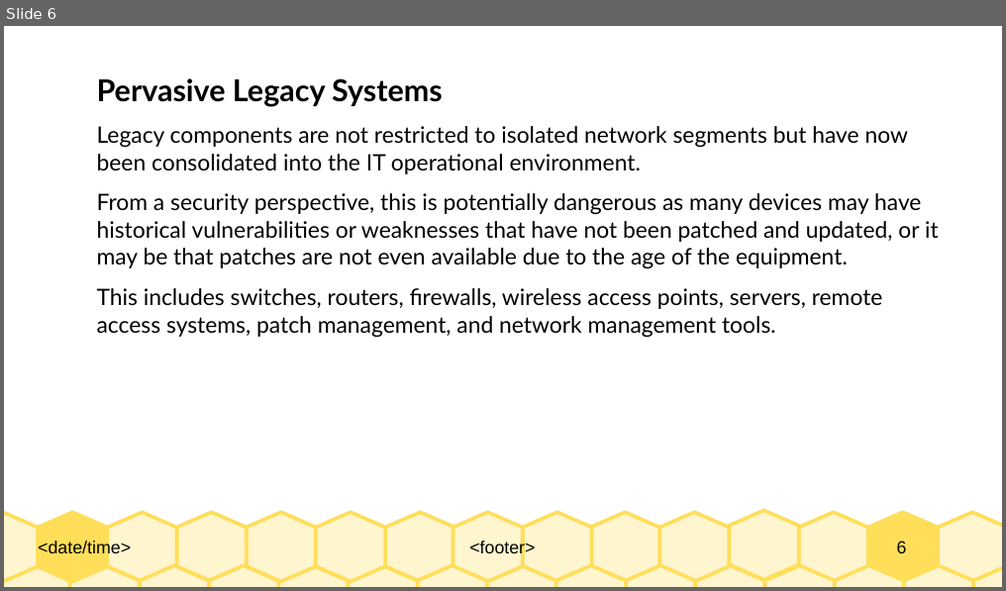
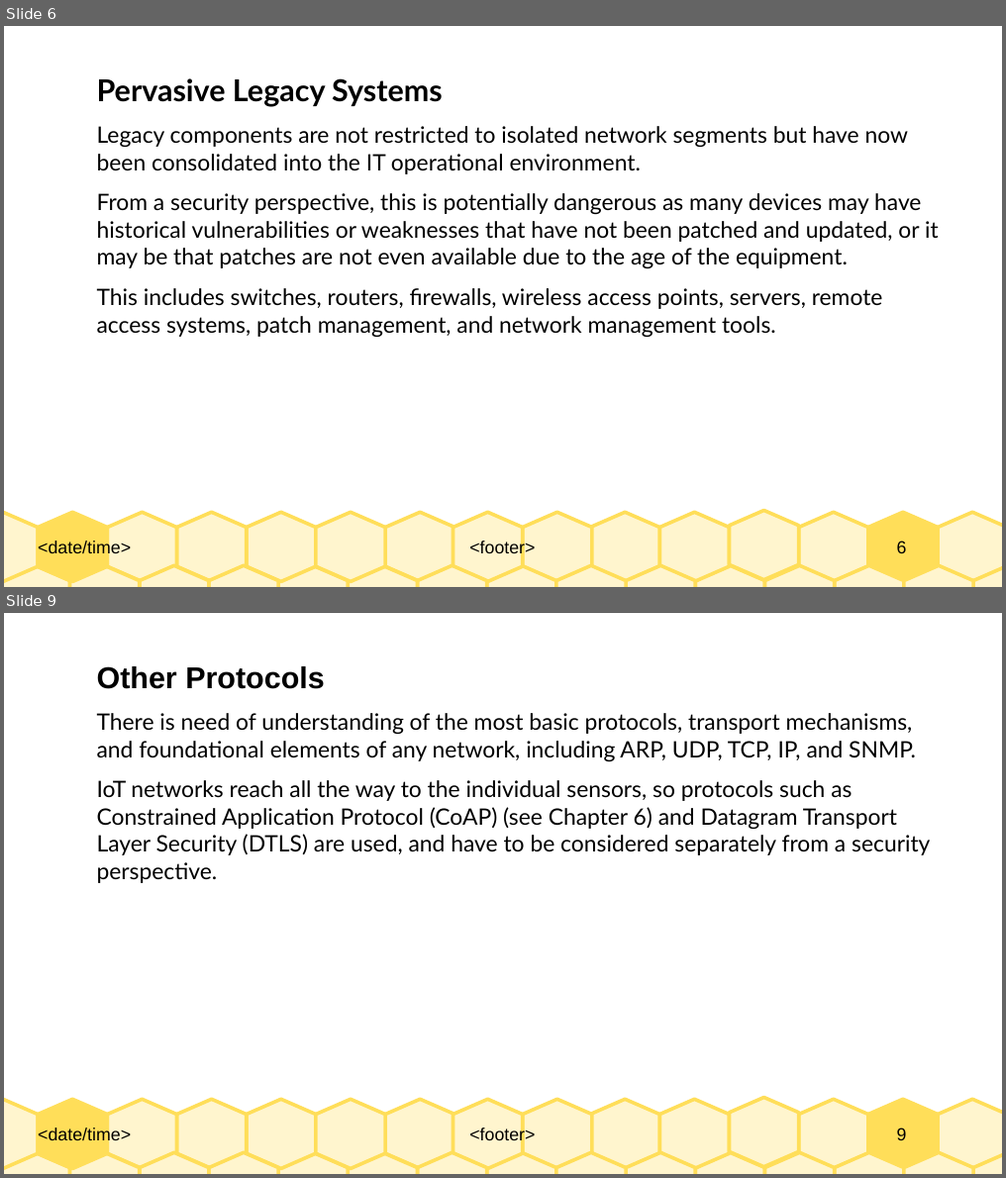
Before and after one commit to Dihfahsih1/Masters-Software-Engineering, a slide deck: yr-sem1/IoT/Chapter-8-slides.odp. Shown one above the other, each under a label of ours: slide 6 before the commit, slides 6 and 9 after it; the slides between them are not shown. The pictures are 1006x591 and 1006x1178 pixels, drawn with LibreOffice and Linux fonts; fonts in the diff are those of the drawing. Boxes give left, top, right and bottom in pixels: in the first picture for what was removed or moved away, otherwise in the second. Text is boxed around its words. In the diff, an @@ line names an element or a change of style, - is before the commit and + after.

Commit message:
Add more IoT security Slides

```diff
--- a/yr-sem1/IoT/Chapter-8-slides.odp
+++ b/yr-sem1/IoT/Chapter-8-slides.odp
@@ slide 9 added at (4, 613, 1002, 1174), background #FFFFFF; not listed: 33 template elements that a slide beside it also shows @@
@@ text added at (97, 666, 930, 883), 18 pt, text #000000 @@
+Other Protocols
+There is need of understanding of the most basic protocols, transport mechanisms, and foundational elements of any network, including ARP, UDP, TCP, IP, and SNMP.
+IoT networks reach all the way to the individual sensors, so protocols such as Constrained Application Protocol (CoAP) (see Chapter 6) and Datagram Transport Layer Security (DTLS) are used, and have to be considered separately from a security perspective.
```
Also in this commit, not shown: 1 slide changed, 8 other slides added.
